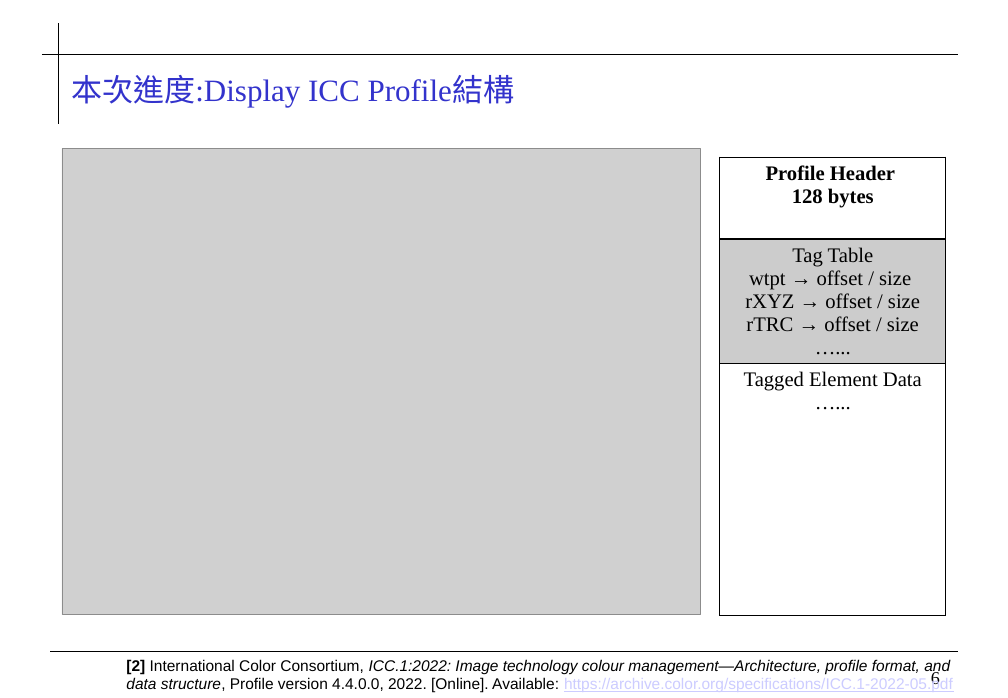
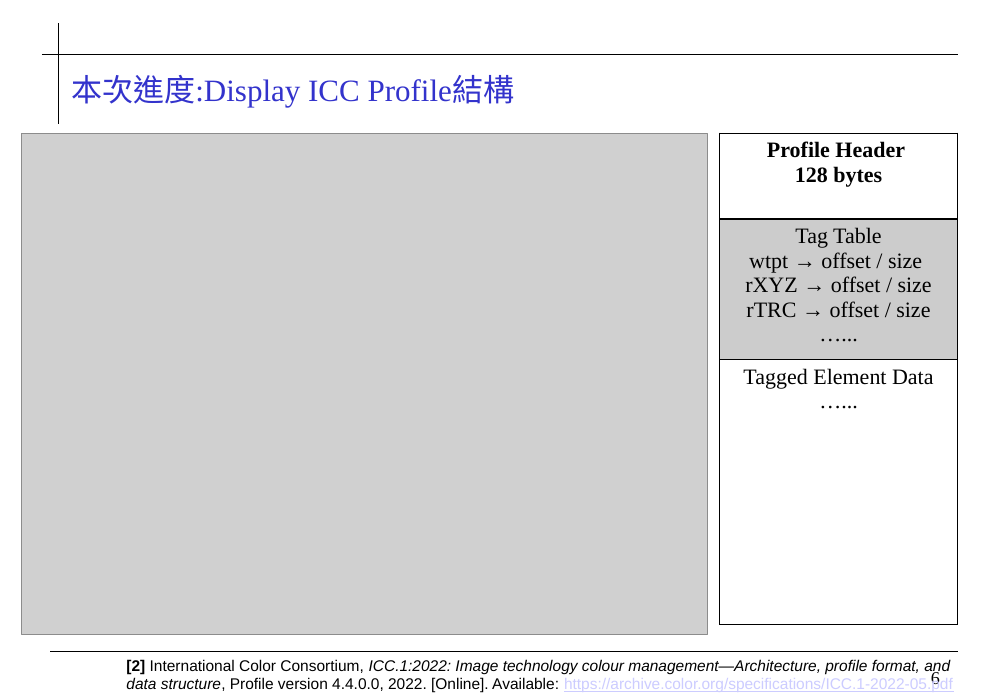
Before and after one commit to 0ilasis0/home, a slide deck: slide 6 of ICCPROFILE.pptx. Drawn at 1008x698 pixels with LibreOffice and Linux fonts; fonts in the diff are those of the drawing; grey boxes stand for pictures; background and template pictures are left out. Boxes give left, top, right and bottom in pixels: in the first picture for what was removed or moved away, otherwise in the second. Text is boxed around its words. In the diff, an @@ line names an element or a change of style, - is before the commit and + after.

```diff
--- a/ICCPROFILE.pptx
+++ b/ICCPROFILE.pptx
@@ picture: place and size @@
-picture at (62,149,701,615)
+picture at (21,133,708,634)
@@ table at (719,133,958,626) @@
@@ size 16 to 17 pt @@
@@ table: place and size @@
-table at (719,157,946,625)
+table at (719,133,958,626)
```
Also in this commit, not shown: 2 other slides changed, 5 slides added, 1 other file.
